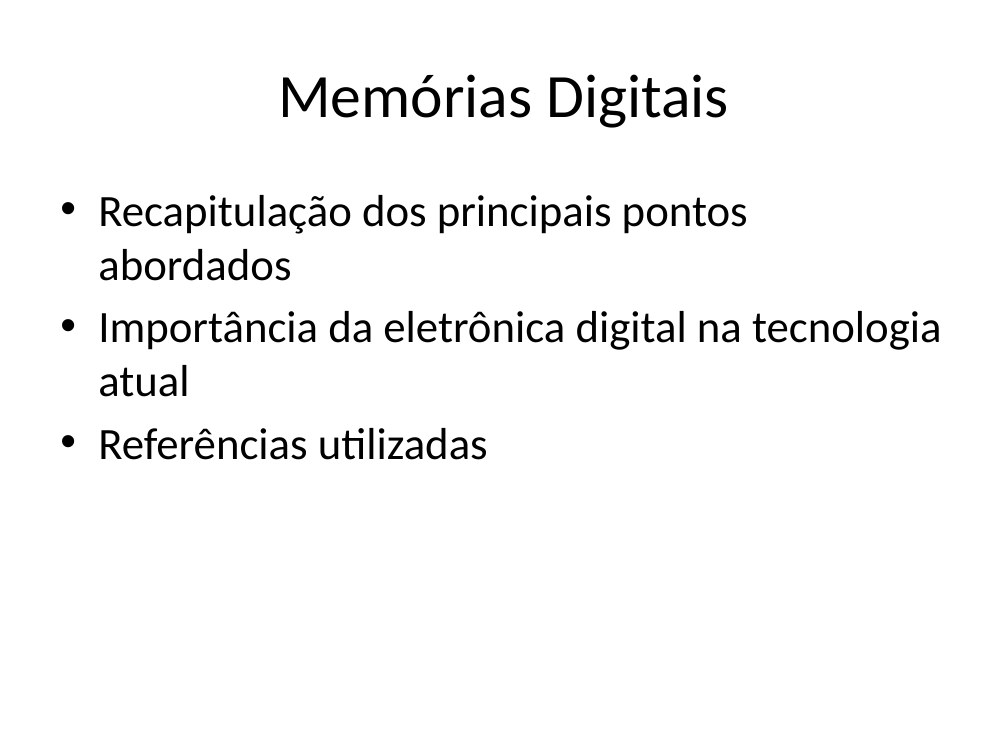
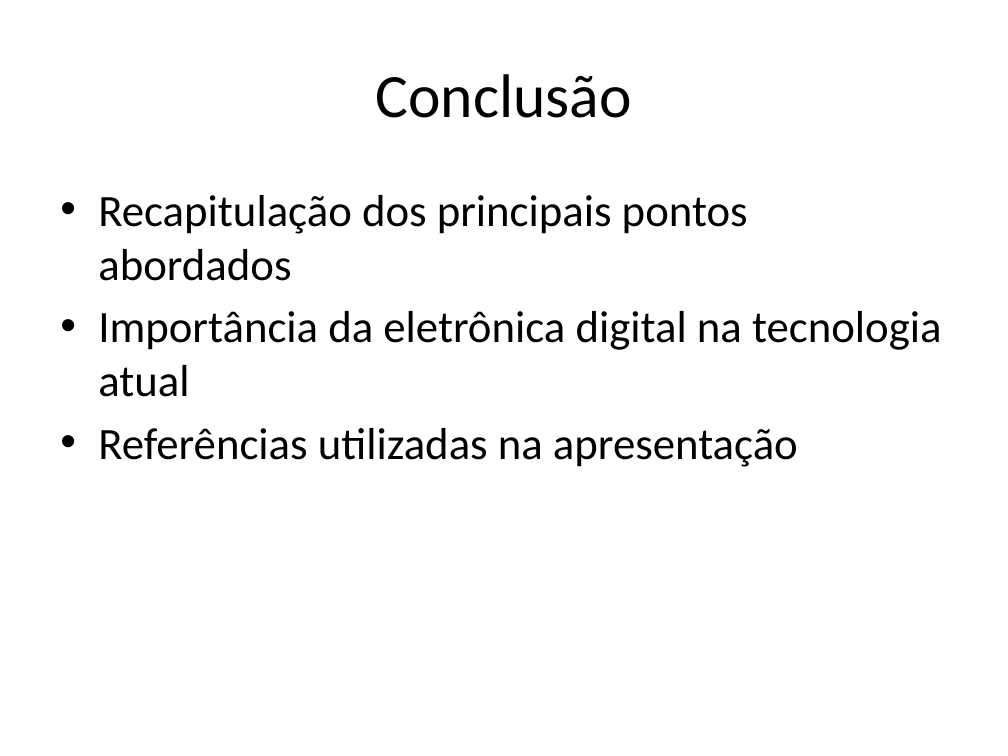
Before and after one commit to lcdlemos/EstagioNutes, a slide deck: slide 10 of IA/auto_apresentacao_IA.pptx. Drawn at 1008x756 pixels with LibreOffice and Linux fonts; fonts in the diff are those of the drawing. Boxes give left, top, right and bottom in pixels: in the first picture for what was removed or moved away, otherwise in the second. Text is boxed around its words. In the diff, an @@ line names an element or a change of style, - is before the commit and + after.

```diff
--- a/IA/auto_apresentacao_IA.pptx
+++ b/IA/auto_apresentacao_IA.pptx
@@ title at [376,74,632,118]: text changed @@
-Memórias Digitais
+Conclusão
@@ text at [98,428,798,467]: text changed @@
-• Referências utilizadas
+• Referências utilizadas na apresentação
```
Also in this commit, not shown: 4 other slides changed, 5 slides added, 5 slides removed, 14 other files.
